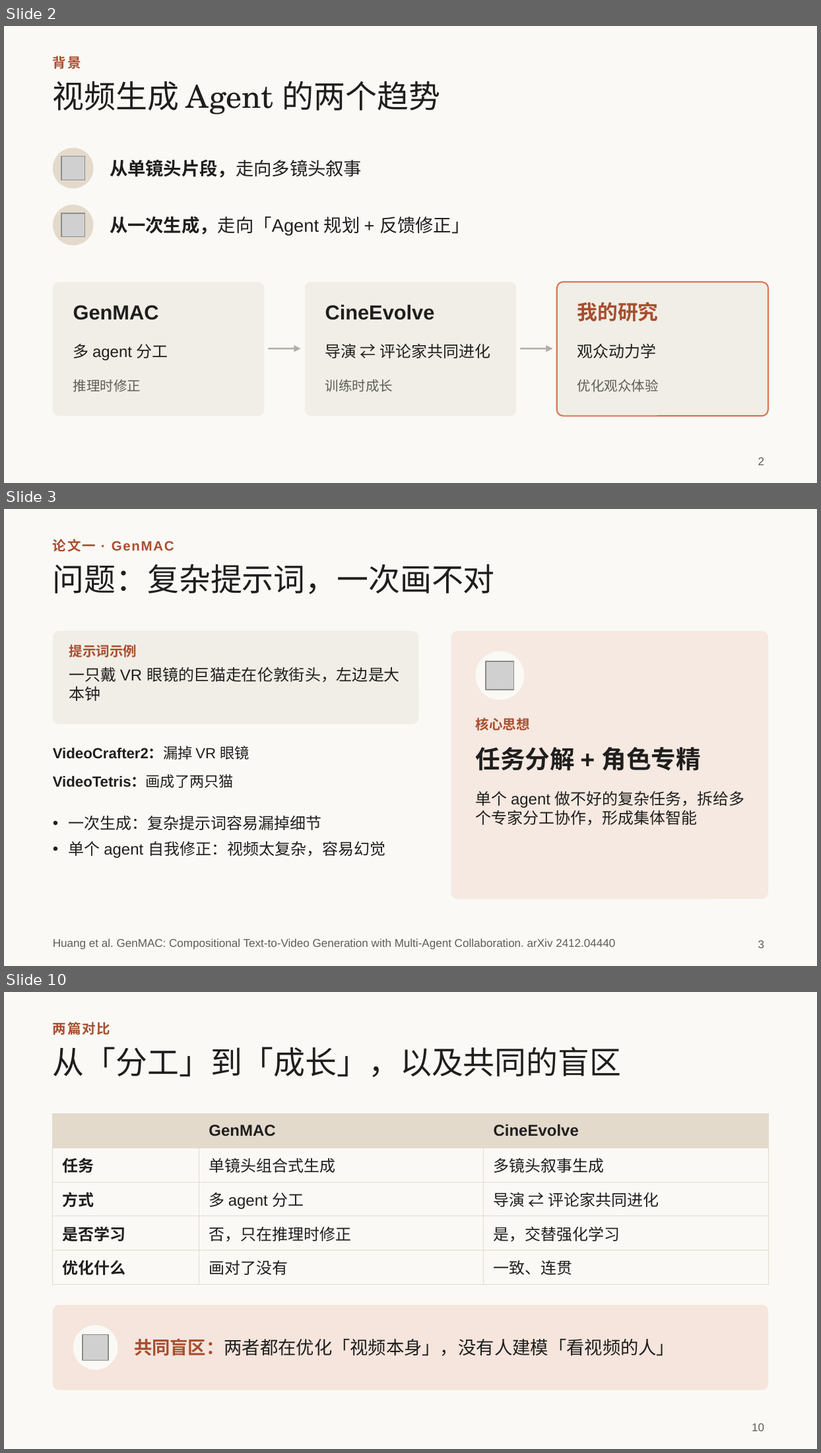
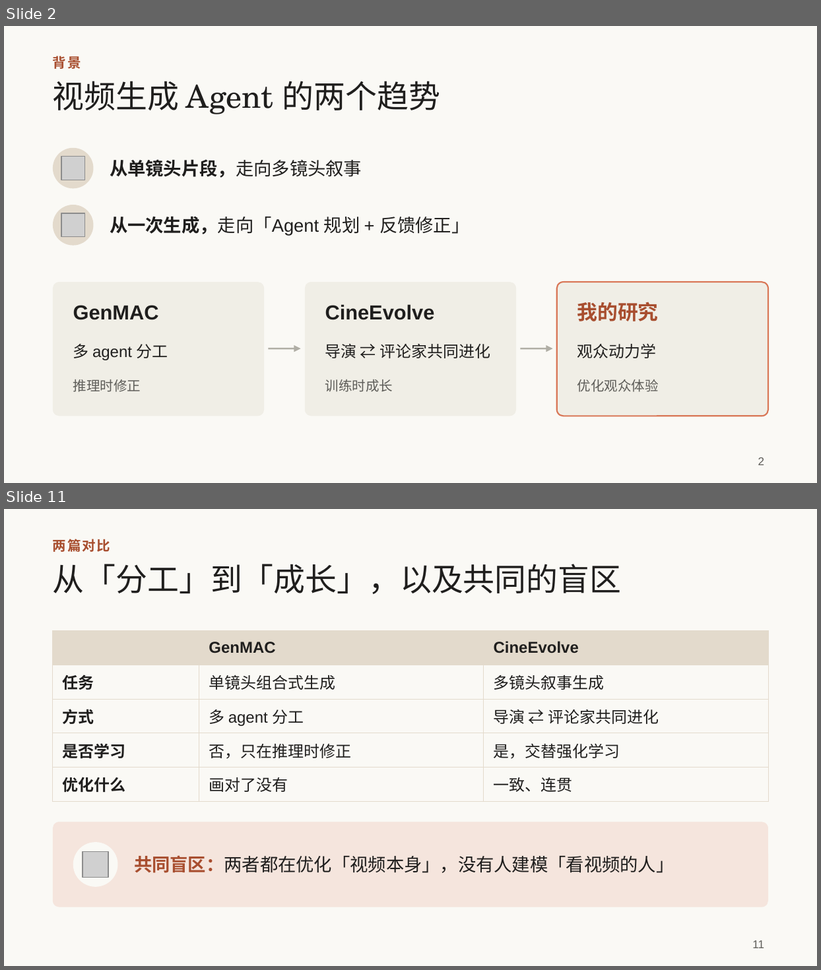
Before and after one commit to irving-2222/ICML, a slide deck: talk/研究分享_从多智能体协作到自进化.pptx. Shown one above the other, each under a label of ours: slides 2, 3 and 10 before the commit, slides 2 and 11 after it; the slides between them are not shown. The pictures are 821x1453 and 821x970 pixels, drawn with LibreOffice and Linux fonts; fonts in the diff are those of the drawing; grey boxes stand for pictures. Boxes give left, top, right and bottom in pixels: in the first picture for what was removed or moved away, otherwise in the second. Text is boxed around its words. In the diff, an @@ line names an element or a change of style, - is before the commit and + after.

```diff
--- a/talk/研究分享_从多智能体协作到自进化.pptx
+++ b/talk/研究分享_从多智能体协作到自进化.pptx
@@ slide 3 removed at box(4, 509, 817, 966), background #FAF9F5 @@
@@ text removed at box(53, 539, 174, 552) @@
-论文一 · GenMAC
@@ title removed at box(53, 564, 495, 594) @@
-问题：复杂提示词，一次画不对
@@ rounded rectangle removed at box(53, 631, 418, 724) @@
@@ text removed at box(69, 644, 137, 657) @@
-提示词示例
@@ rounded rectangle removed at box(451, 631, 768, 899) @@
@@ ellipse removed at box(476, 652, 524, 700) @@
@@ picture removed at box(486, 662, 515, 691) @@
@@ text removed at box(69, 667, 400, 701) @@
-一只戴 VR 眼镜的巨猫走在伦敦街头，左边是大本钟
@@ text removed at box(476, 718, 530, 731) @@
-核心思想
@@ text removed at box(53, 746, 249, 760) @@
-VideoCrafter2：漏掉 VR 眼镜
@@ text removed at box(476, 747, 701, 771) @@
-任务分解 + 角色专精
@@ text removed at box(53, 775, 234, 788) @@
-VideoTetris：画成了两只猫
@@ text removed at box(476, 791, 745, 826) @@
-单个 agent 做不好的复杂任务，拆给多个专家分工协作，形成集体智能
@@ text removed at box(69, 816, 385, 858) @@
-• 一次生成：复杂提示词容易漏掉细节
-• 单个 agent 自我修正：视频太复杂，容易幻觉
@@ text removed at box(53, 939, 615, 950) @@
-Huang et al. GenMAC: Compositional Text-to-Video Generation with Multi-Agent Collaboration. arXiv 2412.04440
@@ page number removed at box(758, 941, 765, 949) @@
-3
@@ what was slide 10 is now slide 11 @@
@@ page number at box(752, 941, 764, 949): text changed @@
-10
+11
```
Also in this commit, not shown: 3 slides changed, 7 slides added, 5 other slides removed.
